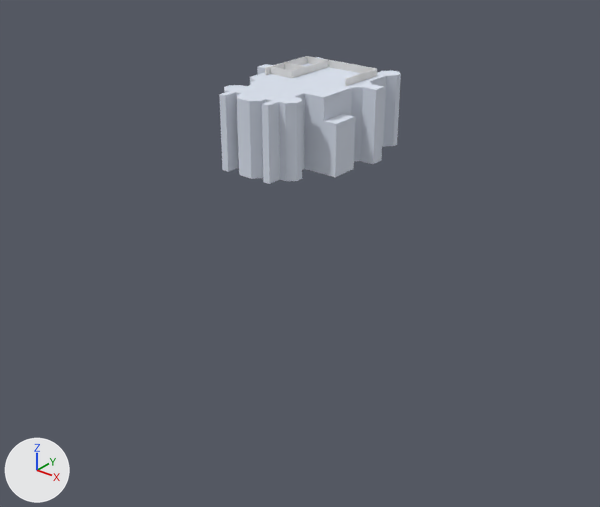
One commit to the Blender file Blender/Castle Ravenloft/ravenloft.blend: the scene before it, then after it.
Rendered twice from a camera (50 mm lens) standing at (20.6, -26.9, 11.5) and looking at (0.4, -1.7, -4.1). The lights are fixed; the arrows at lower left show +X, +Y and +Z.

The first picture shows 'Cube.022', 'Main Floor.003'.
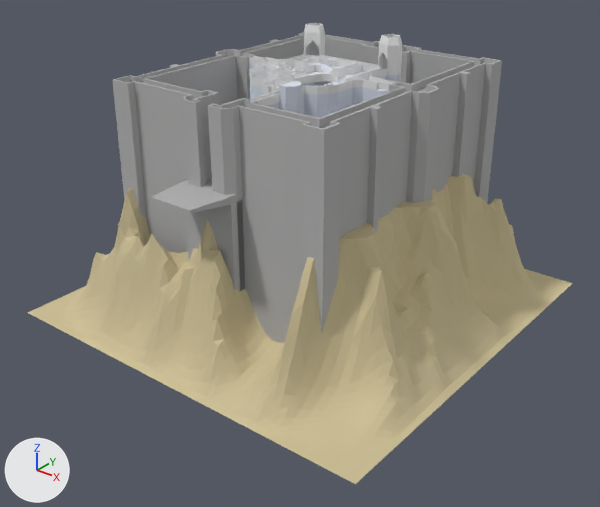
Location of each change, (x1, y1, x2, y2) in pixels of the pictures (600 x 507 px):
'Landscape.000', added: after (28, 173, 572, 484)
'Castle Walls.Tall.001', added: after (112, 32, 502, 343)
'Main Floor.003', reshaped: before (219, 57, 401, 184); after (249, 64, 401, 118)
'Cube.024', added: after (249, 23, 402, 106)
'Cube.022', reshaped, moved (12% wider, 29% taller): before (265, 56, 377, 86); after (256, 55, 381, 94)
part 2 of me_cube_005, built on: before (219, 79, 338, 141); after (251, 81, 338, 118)
part 3 of me_cube_005, added: after (376, 89, 389, 97)

What the commit changed:
me_cube_057 is used by ob_cube_022; location (1.83, 1.37, 3.35); scale (0.0625, 0.5, 0.5).
me_cube_057 had 200 vertices, 203 faces and spanned x -58.4..0.3, y -5.2..0.4, z -0.3..0.3.
me_cube_057 now has 730 vertices, 756 faces and spans x -31.9..31.9, y -5.3..5.2, z -0.3..0.3.
me_cube_057 part 1: 200 vertices removed from x -58.4..0.3, y -5.2..0.4, z -0.3..0.3; 730 vertices added at x -31.9..31.9, y -5.3..5.2, z -0.3..0.3.
me_cube_005 is used by ob_main_floor_003; location (0.01, -0.92, 1.37).
me_cube_005 had 1608 vertices, 1633 faces and spanned x -3.05..3.05, y -3.66..3.66, z -1.22..1.83.
me_cube_005 now has 2058 vertices, 2130 faces and spans x -3.66..3.64, y -4.28..3.66, z -1.22..2.44.
me_cube_005 part 2: 24 vertices moved from x -1.52..2.13, y -3.66..0.0, z 0.61..1.83 to x -1.22..2.0, y -3.96..0.0, z 0.3..1.52; 116 vertices removed from x -1.83..2.13, y -3.66..0.3, z 0.61..1.83; 523 vertices added at x -1.83..2.0, y -4.28..0.61, z -1.22..2.44.
me_cube_005 part 3: 12 vertices added at x 3.35..3.64, y 0.61..1.22, z 1.52..1.83.
Mesh me_cube_069 is new.
It has 2545 vertices, 2537 faces and spans x -27.4..27.4, y -42.7..41.1, z -5.6..3.5.
It uses material mat_material (grey #b4b4b4).
Mesh me_cube_060 is new.
It has 662 vertices, 659 faces and spans x -87.7..29.1, y -13.2..2.7, z -0.3..2.7.
Object 'Cube.022' (ob_cube_022) moves from (1.83, 1.37, 3.35) to (-0.1, -0.72, 3.35).
Object 'Landscape.000' (ob_landscape_000) is new; it shows a copy of the mesh of ob_landscape_002.
Its location is (-0.18, -0.31, -7.08).
Its scale is (4.48, 4.48, 3.1).
Object 'Castle Walls.Tall.001' (ob_castle_walls_tall_001) is new; it shows me_cube_069.
Its location is (0.0, 0.0, 0.0).
Its scale is (0.2, 0.2, 1.0).
Object 'Cube.024' (ob_cube_024) is new; it shows me_cube_060.
Its location is (1.83, 1.37, 3.35).
Its scale is (0.0625, 0.5, 0.5).
